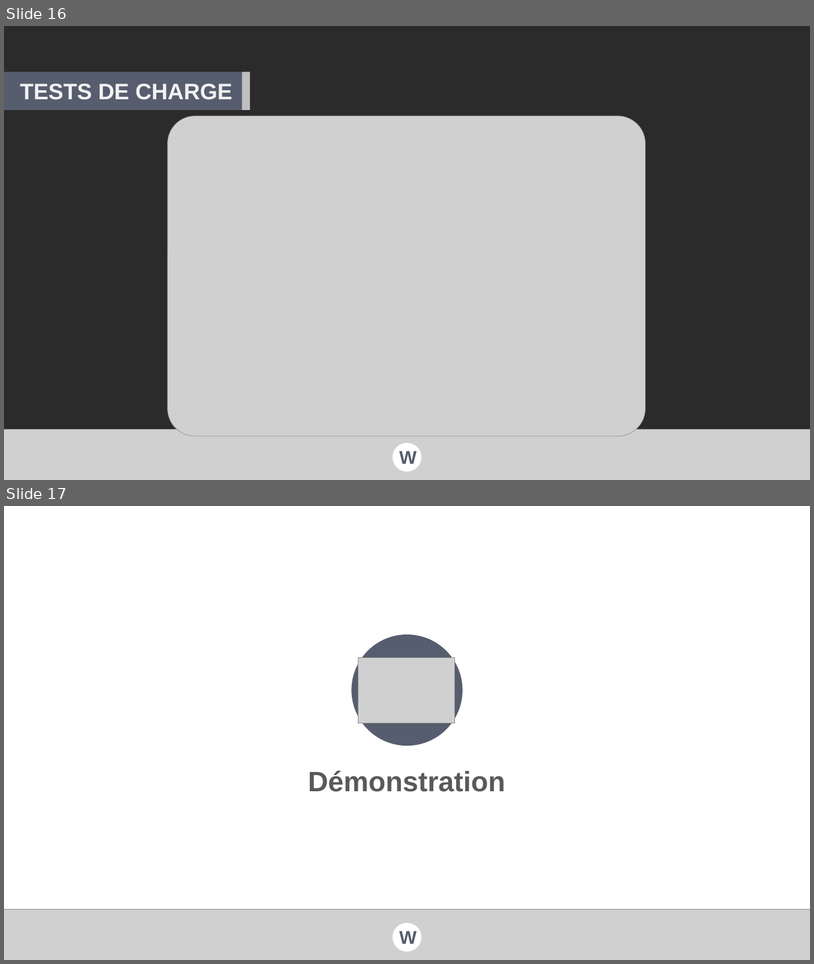
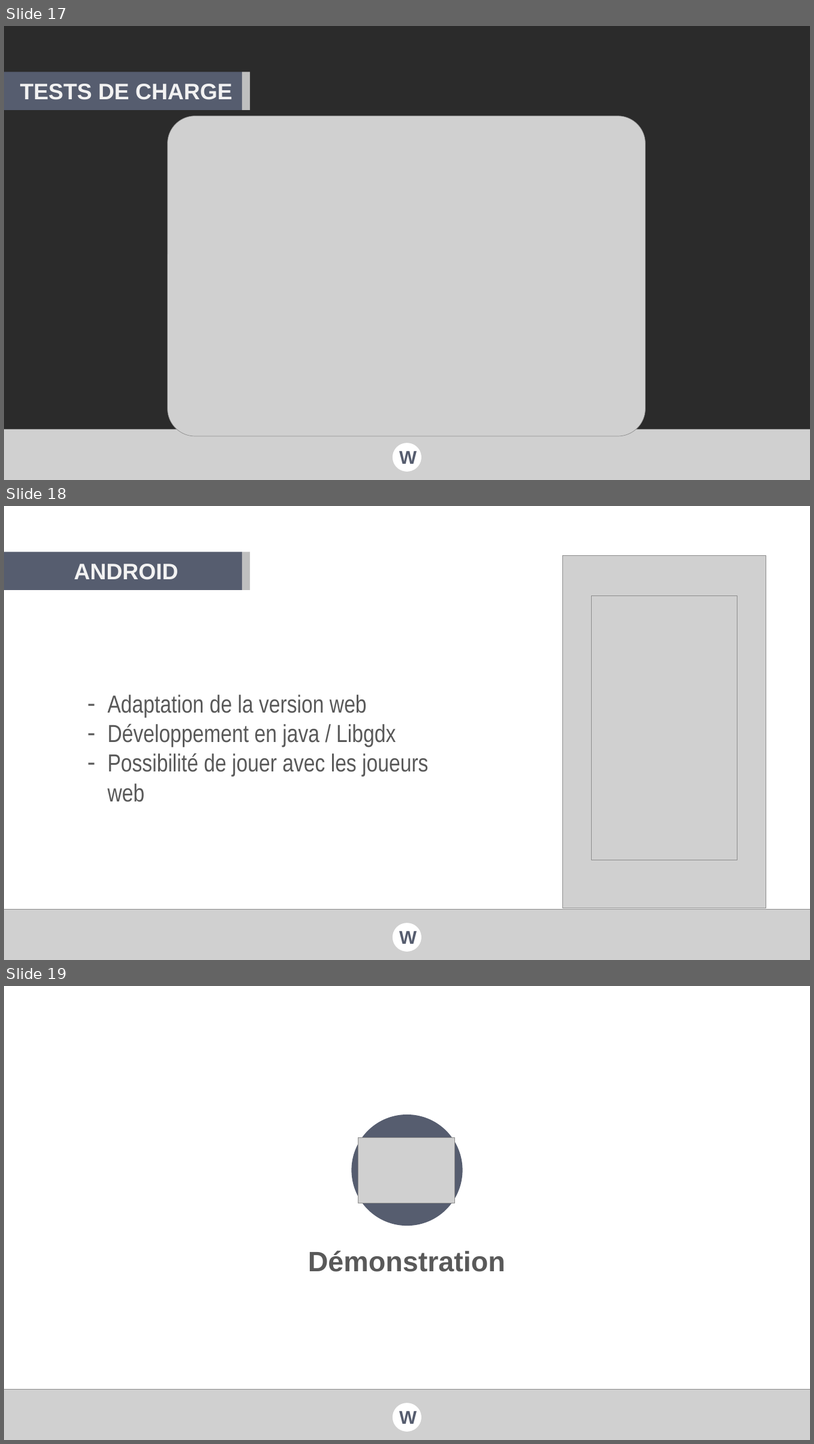
Before and after one commit to val92130/Wander, a slide deck: Docs/Documentation/Presentations/Wander - Forum PI.pptx. Shown one above the other, each under a label of ours: slides 16 and 17 before the commit, slides 17, 18 and 19 after it. The pictures are 814x964 and 814x1444 pixels, drawn with LibreOffice and Linux fonts; fonts in the diff are those of the drawing; grey boxes stand for pictures; background and template pictures are left out; a plain dark background stands for a picture behind light text. Boxes give left, top, right and bottom in pixels: in the first picture for what was removed or moved away, otherwise in the second. Text is boxed around its words. In the diff, an @@ line names an element or a change of style, - is before the commit and + after.

```diff
--- a/Docs/Documentation/Presentations/Wander - Forum PI.pptx
+++ b/Docs/Documentation/Presentations/Wander - Forum PI.pptx
@@ slide 18 added at bbox=[4, 506, 810, 960], background picture (left out) @@
@@ rectangle added at bbox=[4, 552, 242, 590], fill #565D6F @@
@@ rectangle added at bbox=[242, 552, 251, 590], fill #BFBFBF @@
@@ picture added at bbox=[563, 555, 766, 907] @@
@@ text added at bbox=[74, 564, 179, 580], 40 pt, text #F2F2F2, bold @@
+ANDROID
@@ picture added at bbox=[591, 596, 737, 860] @@
@@ text added at bbox=[108, 694, 428, 802], 44 pt, text #595959 @@
+– Adaptation de la version web
+– Développement en java / Libgdx
+– Possibilité de jouer avec les joueurs web
@@ picture added at bbox=[4, 909, 810, 960] @@
@@ ellipse added at bbox=[393, 922, 422, 951], fill #FFFFFF @@
@@ text added at bbox=[399, 931, 417, 943], 33 pt, text #565D6F, bold @@
+W
@@ what was slide 16 is now slide 17 @@
@@ what was slide 17 is now slide 19 @@
```
Also in this commit, not shown: 2 slides changed, 3 other slides added.
